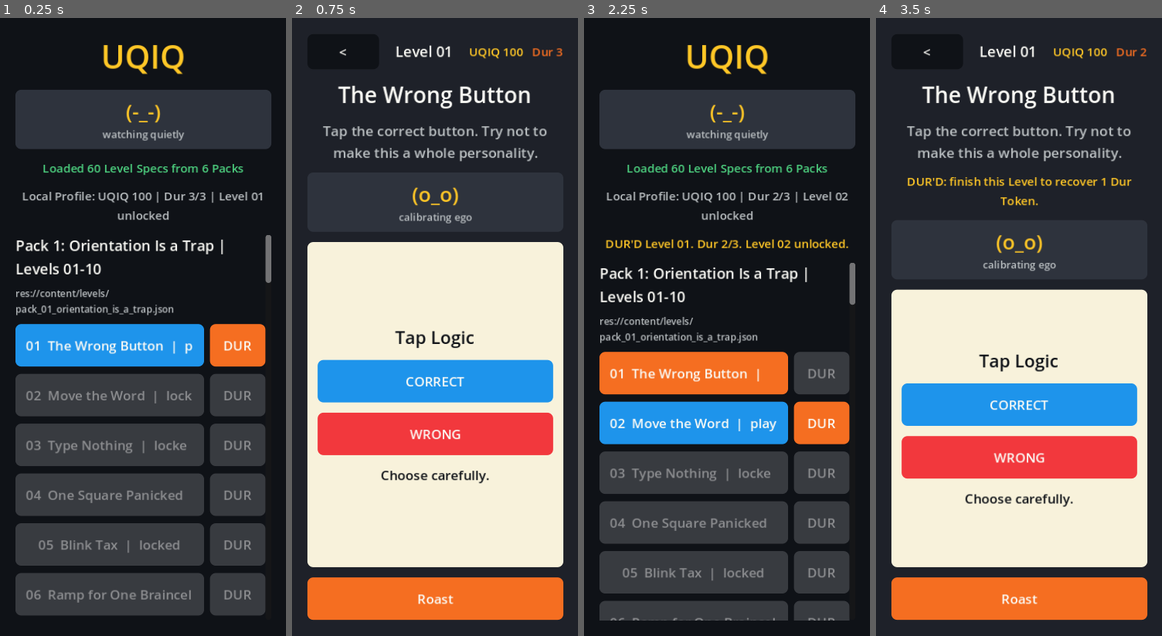
Above: before the commit, frames 1-4 (left to right).
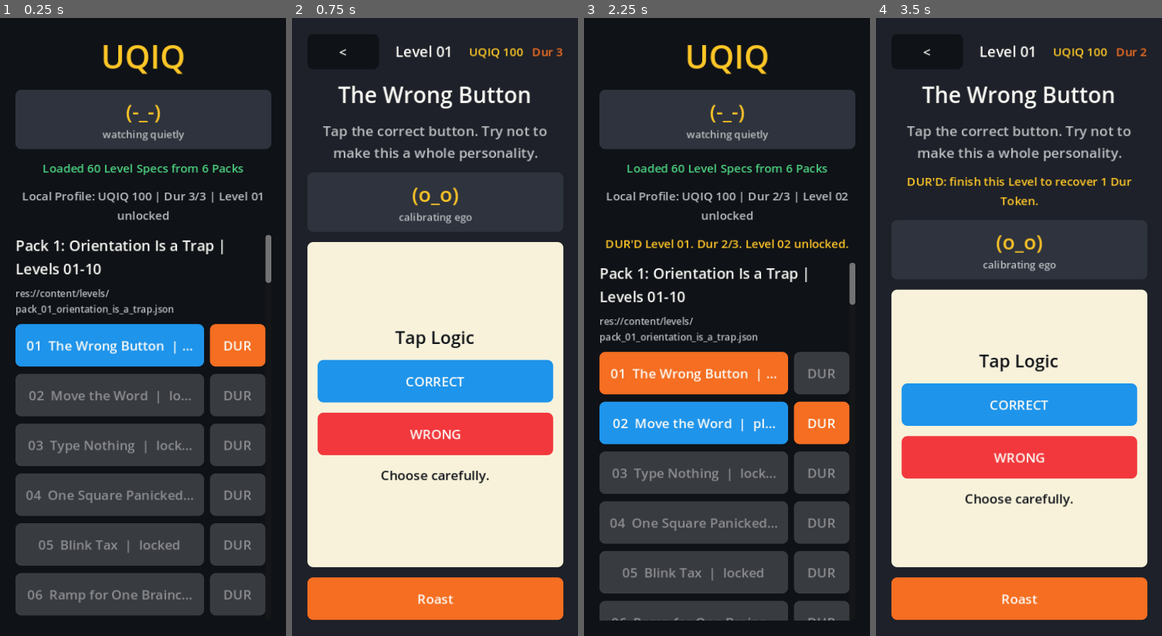
Above: after the commit, the same moments.

Repository: scwlkr/UQIQ
Game: Godot game, scene res://scenes/Main.tscn
Two runs of this game, one before a commit and one after it. Both use one fixed random seed, a clock stepped at 60 frames per second and the inputs below.
Inputs:
- Up to frame 1 (0.25 s): no input
- Up to frame 2 (0.75 s): click "01 The Wrong Button | playable" at 0.5 s
- Up to frame 3 (2.25 s): click "<" at 1.25 s; click "DUR" at 2 s
- Up to frame 4 (3.5 s): click "01 The Wrong Button | DUR'D -…" at 2.75 s

The runs differ from the first frame. In frame 1, 1.8% of the frame differs, in the area x 8-68%, y 52-95%; in frame 2, nothing differs; in frame 3, 1.5%; in frame 4, nothing differs.

Commit message:
Harden portrait text readability

Diff:
--- a/scripts/main.gd
+++ b/scripts/main.gd
@@ -683,6 +683,7 @@
 func _new_label(text: String, font_size: int, color: Color) -> Label:
 	var label := Label.new()
 	label.text = text
+	label.size_flags_horizontal = Control.SIZE_EXPAND_FILL
 	label.horizontal_alignment = HORIZONTAL_ALIGNMENT_CENTER
 	label.vertical_alignment = VERTICAL_ALIGNMENT_CENTER
 	label.autowrap_mode = TextServer.AUTOWRAP_WORD_SMART
@@ -697,6 +698,7 @@
 	button.custom_minimum_size = min_size
 	button.size_flags_horizontal = Control.SIZE_EXPAND_FILL
 	button.clip_text = true
+	button.text_overrun_behavior = TextServer.OVERRUN_TRIM_ELLIPSIS
 	button.add_theme_font_size_override("font_size", 18)
 	button.add_theme_color_override("font_color", COLOR_TEXT)
 	button.add_theme_stylebox_override("normal", _flat_box(color, 8))
--- /dev/null
+++ b/scripts/verify_issue_23_ui_readability.gd
@@ -0,0 +1,134 @@
+extends SceneTree
+
+const LevelLoaderScript := preload("res://scripts/level_loader.gd")
+const LocalProfileScript := preload("res://scripts/local_profile.gd")
+const MainScene := preload("res://scenes/Main.tscn")
+const TEST_SAVE_PATH := "user://issue_23_ui_readability_profile.json"
+
+var _loader := LevelLoaderScript.new()
+var _pack_set := {}
+var _main: Control
+var _profile: RefCounted
+var _failed := false
+var _checked_label_count := 0
+var _checked_button_count := 0
+
+
+func _initialize() -> void:
+	_remove_test_save()
+	_pack_set = _loader.load_default_packs()
+	_require(not _pack_set.is_empty(), _loader.last_error)
+	if _failed:
+		return
+
+	_boot_main_scene()
+	if _failed:
+		return
+	_verify_main_flow_text_controls()
+	if _failed:
+		return
+
+	print("Issue #23 UI readability verification passed: %d long labels and %d buttons use portrait-safe wrapping/overrun settings across list, play, Physics Draw, and Score Roastcard screens." % [_checked_label_count, _checked_button_count])
+	_cleanup()
+	quit(0)
+
+
+func _boot_main_scene() -> void:
+	_main = MainScene.instantiate() as Control
+	_require(_main != null, "Main scene could not be instantiated.")
+	_profile = LocalProfileScript.new(TEST_SAVE_PATH)
+	_main.set("_profile", _profile)
+	root.add_child(_main)
+	_main.call("_setup_feedback")
+	_require(_profile.last_error.is_empty(), _profile.last_error)
+
+
+func _verify_main_flow_text_controls() -> void:
+	_main.call("_show_level_list")
+	_assert_text_controls("Level List")
+
+	_main.call("_show_play_screen", _level_by_number(41))
+	_assert_text_controls("Memory Flash Play Screen")
+
+	_main.call("_show_play_screen", _level_by_number(51))
+	_assert_text_controls("Physics Draw Play Screen")
+
+	var level := _level_by_number(1)
+	_main.call("_show_play_screen", level)
+	_main.call("_handle_tap_target", str(_solution(level).get("target_id", "")))
+	_require(_screen_has_label_text("Score Roastcard"), "Score Roastcard should render for readability sweep.")
+	_assert_text_controls("Score Roastcard")
+
+
+func _assert_text_controls(context: String) -> void:
+	_collect_text_controls(_main, context)
+
+
+func _collect_text_controls(node: Node, context: String) -> void:
+	if node is Label:
+		var label := node as Label
+		var text := str(label.text)
+		if text.length() > 12:
+			_checked_label_count += 1
+			_require(label.autowrap_mode != TextServer.AUTOWRAP_OFF, "%s long label should autowrap: %s" % [context, text])
+			_require((label.size_flags_horizontal & Control.SIZE_EXPAND) != 0, "%s long label should expand horizontally: %s" % [context, text])
+	if node is Button:
+		var button := node as Button
+		var text := str(button.text)
+		if not text.is_empty():
+			_checked_button_count += 1
+			_require(button.clip_text, "%s button should clip safely: %s" % [context, text])
+			_require(button.text_overrun_behavior == TextServer.OVERRUN_TRIM_ELLIPSIS, "%s button should use ellipsis overrun: %s" % [context, text])
+
+	for child in node.get_children():
+		_collect_text_controls(child, context)
+
+
+func _screen_has_label_text(text: String) -> bool:
+	return _node_has_label_text(_main, text)
+
+
+func _node_has_label_text(node: Node, text: String) -> bool:
+	if node is Label and str(node.text).contains(text):
+		return true
+	for child in node.get_children():
+		if _node_has_label_text(child, text):
+			return true
+	return false
+
+
+func _level_by_number(level_number: int) -> Dictionary:
+	var level := _loader.find_level_by_number(_pack_set, level_number)
+	_require(not level.is_empty(), "Level %d should exist in default packs." % level_number)
+	return level
+
+
+func _solution(level: Dictionary) -> Dictionary:
+	return _dictionary_from(level.get("solution", {}))
+
+
+func _dictionary_from(value: Variant) -> Dictionary:
+	if typeof(value) == TYPE_DICTIONARY:
+		return value
+	return {}
+
+
+func _require(condition: bool, message: String) -> void:
+	if condition:
+		return
+
+	push_error(message)
+	_failed = true
+	_cleanup()
+	quit(1)
+
+
+func _cleanup() -> void:
+	if _main != null:
+		_main.queue_free()
+	_remove_test_save()
+
+
+func _remove_test_save() -> void:
+	if FileAccess.file_exists(TEST_SAVE_PATH):
+		DirAccess.remove_absolute(ProjectSettings.globalize_path(TEST_SAVE_PATH))
Not shown, added: scripts/verify_issue_23_ui_readability.gd.uid
Not shown, changed: README.md
Not shown, changed: docs/RELEASE_STATUS.md
